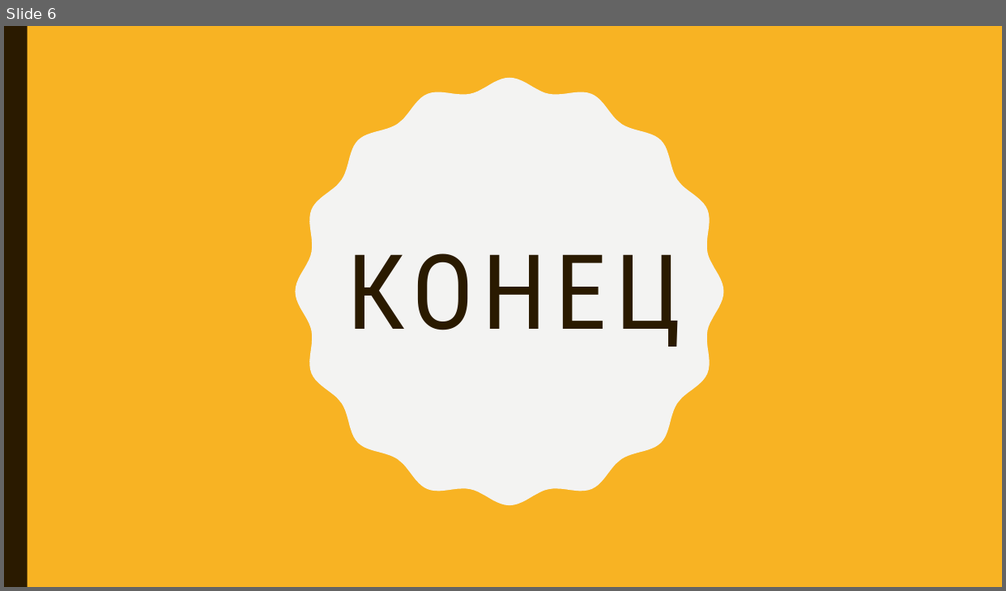
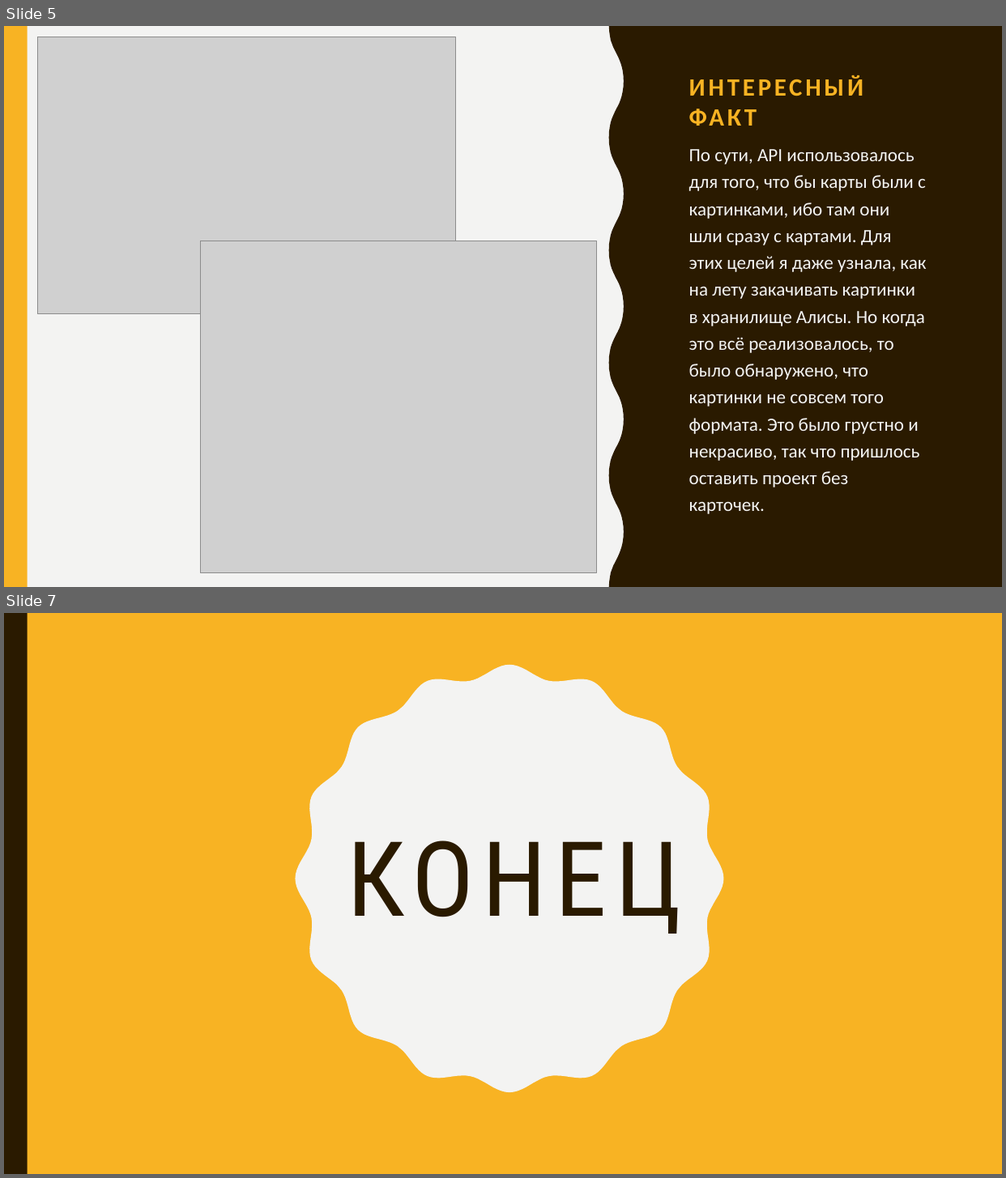
Before and after one commit to radiate-positivity/alice, a slide deck: 21 Очко на Алисе.pptx. Shown one above the other, each under a label of ours: slide 6 before the commit, slides 5 and 7 after it; the slides between them are not shown. The pictures are 1006x591 and 1006x1178 pixels, drawn with LibreOffice and Linux fonts; fonts in the diff are those of the drawing; grey boxes stand for pictures. Boxes give left, top, right and bottom in pixels: in the first picture for what was removed or moved away, otherwise in the second. Text is boxed around its words. In the diff, an @@ line names an element or a change of style, - is before the commit and + after.

```diff
--- a/21 Очко на Алисе.pptx
+++ b/21 Очко на Алисе.pptx
@@ slide 5 added at [4, 26, 1002, 587], background #F3F3F2 @@
@@ rectangle added at [4, 26, 27, 587], fill #F8B323 @@
@@ picture added at [38, 37, 455, 314] @@
@@ freeform shape added at [609, 26, 1002, 587], fill #2A1A00 @@
@@ title added at [689, 75, 863, 96], 24 pt, text #F8B323, bold @@
+ИНТЕРЕСНЫЙ ФАКТ
@@ text added at [689, 149, 926, 514], 18 pt, text #F3F3F2 @@
+По сути, API использовалось для того, что бы карты были с картинками, ибо там они шли сразу с картами. Для этих целей я даже узнала, как на лету закачивать картинки в хранилище Алисы. Но когда это всё реализовалось, то было обнаружено, что картинки не совсем того формата. Это было грустно и некрасиво, так что пришлось оставить проект без карточек.
@@ picture added at [200, 241, 596, 574] @@
@@ what was slide 6 is now slide 7 @@
```
Also in this commit, not shown: 4 slides changed, 1 other slide added, 1 slide removed.
